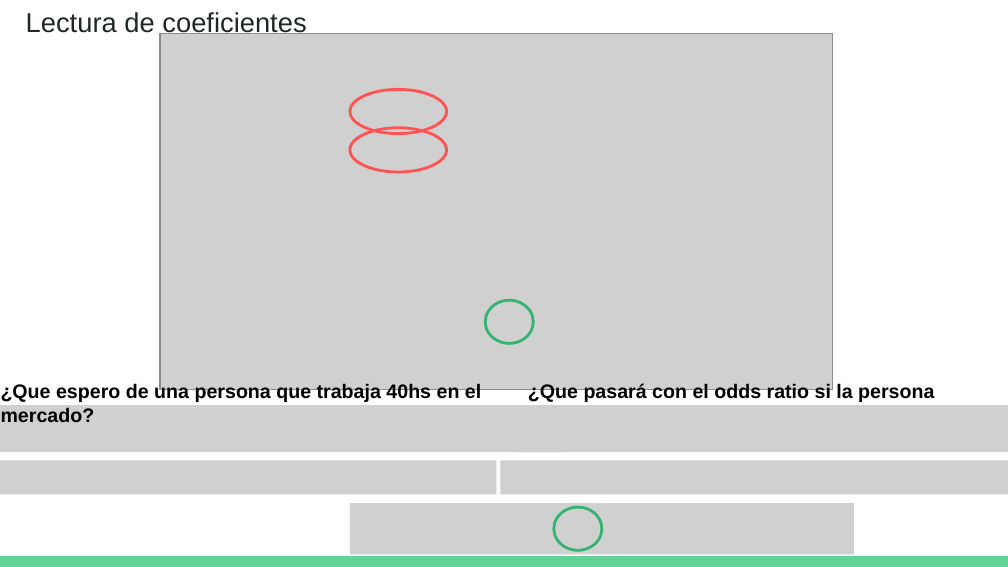
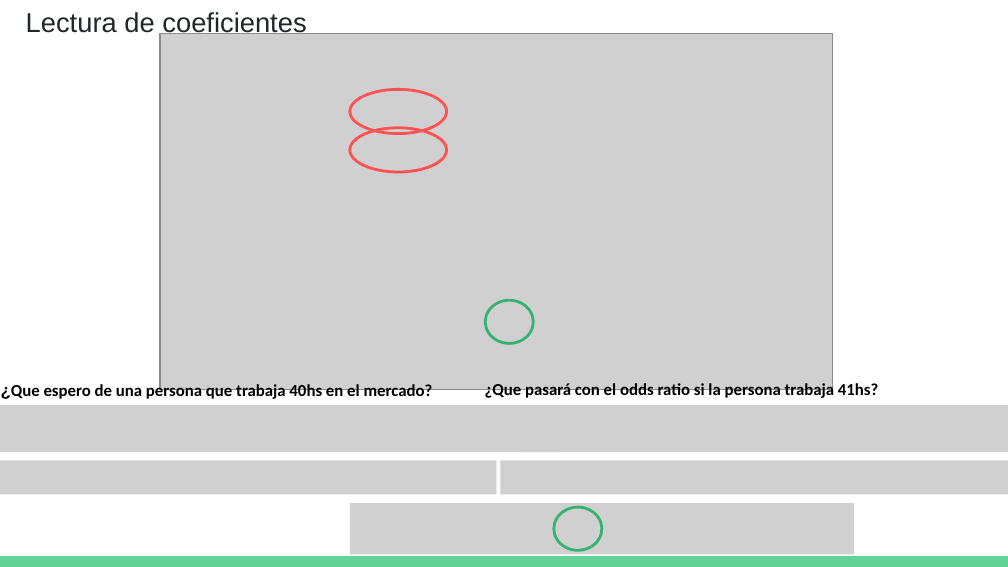
Before and after one commit to DCSCyHD/2023_modulo_3, a slide deck: slide 10 of clase4/teoricas_4a6.pptx. Drawn at 1008x567 pixels with LibreOffice and Linux fonts; fonts in the diff are those of the drawing; grey boxes stand for pictures. Boxes give left, top, right and bottom in pixels: in the first picture for what was removed or moved away, otherwise in the second. Text is boxed around its words. In the diff, an @@ line names an element or a change of style, - is before the commit and + after.

```diff
--- a/clase4/teoricas_4a6.pptx
+++ b/clase4/teoricas_4a6.pptx
@@ text "¿Que espero de una persona ..." at [1, 382, 433, 400]: size 14 to 12 pt, font Arial to Calibri @@
@@ text "¿Que pasará con el odds ..." at [485, 382, 878, 400]: size 14 to 12 pt, font Arial to Calibri @@
@@ text "¿Que pasará con el odds ...": place and size @@
-text "¿Que pasará con el odds ..." at [528, 383, 934, 403]
+text "¿Que pasará con el odds ..." at [485, 382, 878, 400]
```
Also in this commit, not shown: 10 other slides changed, 1 other file.
